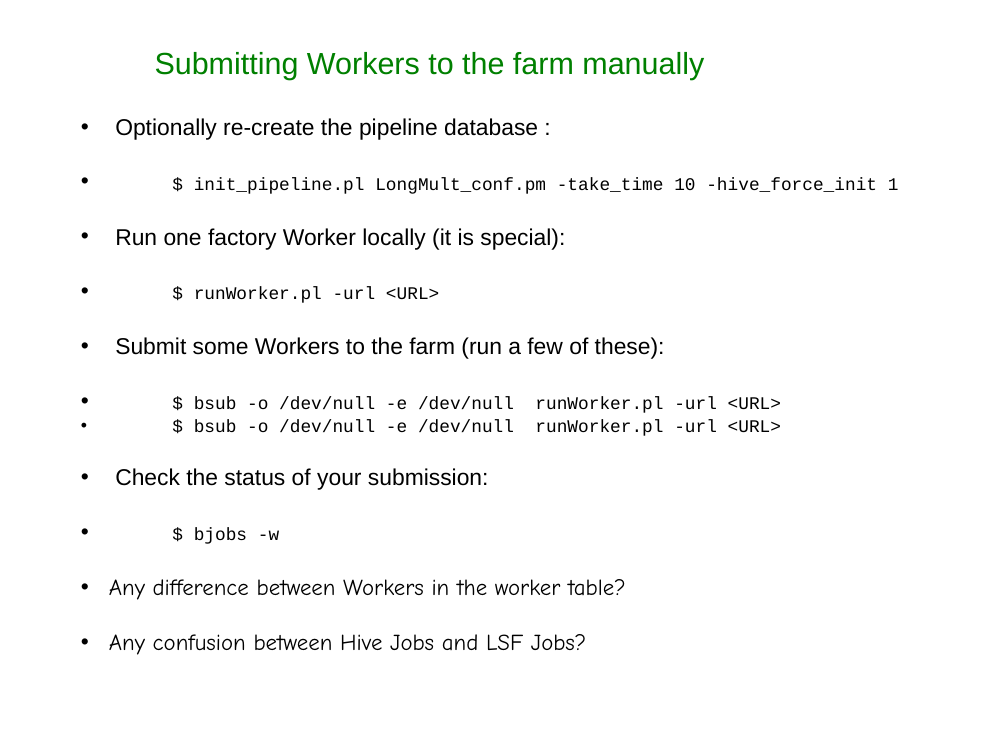
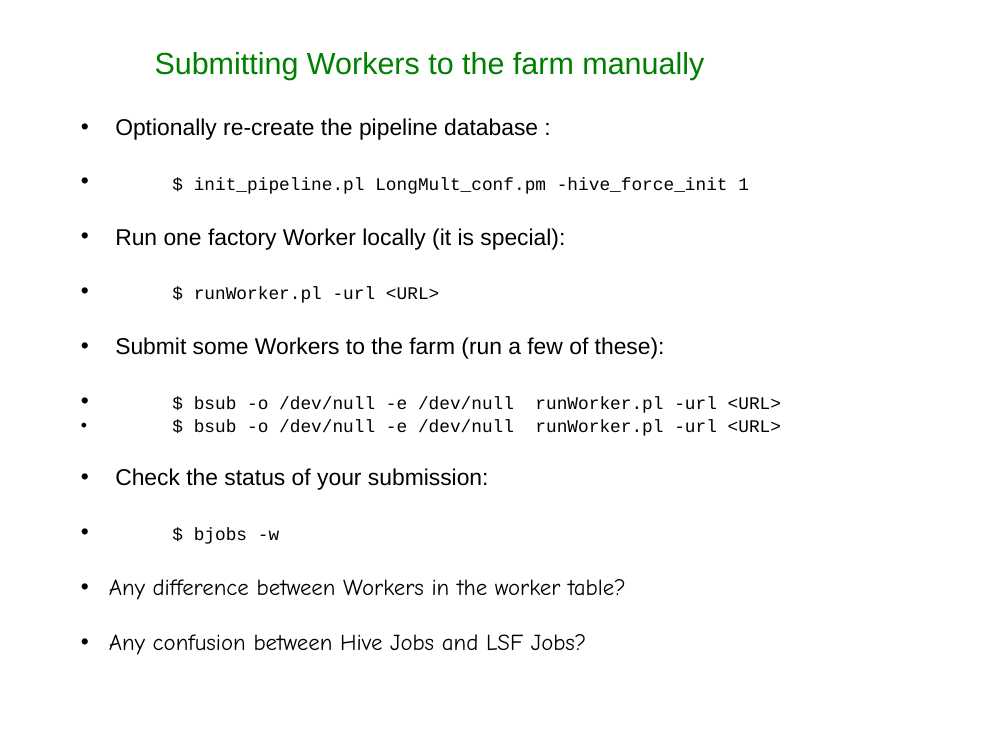
Before and after one commit to Ensembl/ensembl-hive, a slide deck: slide 13 of docs/presentations/HiveWorkshop_Sept2013/Slides_part1.odp. Drawn at 1008x756 pixels with LibreOffice and Linux fonts; fonts in the diff are those of the drawing; background and template pictures are left out. Boxes give left, top, right and bottom in pixels: in the first picture for what was removed or moved away, otherwise in the second. Text is boxed around its words. In the diff, an @@ line names an element or a change of style, - is before the commit and + after.

Commit message:
pipeline_name is now automatically computed from ClassName; simplified workshop's example files and slides

```diff
--- a/docs/presentations/HiveWorkshop_Sept2013/Slides_part1.odp
+++ b/docs/presentations/HiveWorkshop_Sept2013/Slides_part1.odp
@@ text at (194,177,749,194): text changed @@
-• $ init_pipeline.pl LongMult_conf.pm -take_time 10 -hive_force_init 1
+• $ init_pipeline.pl LongMult_conf.pm -hive_force_init 1
```
Also in this commit, not shown: 1 other slide changed, 9 other files.
